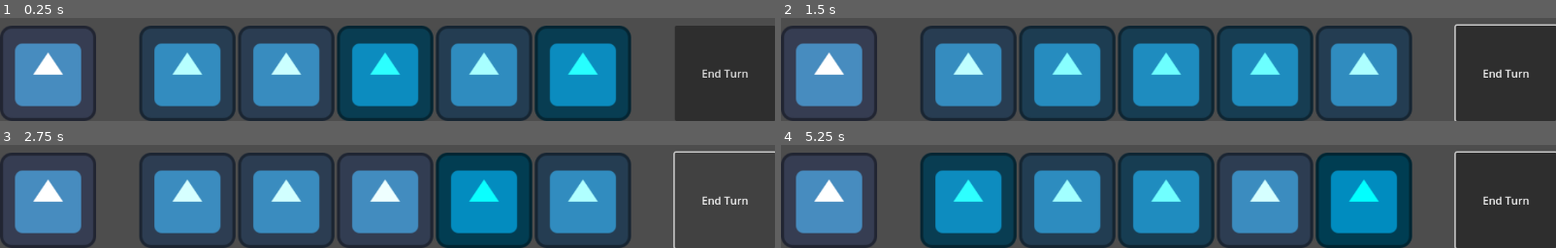
Above: before the commit, frames 1-4 (two rows, left to right).
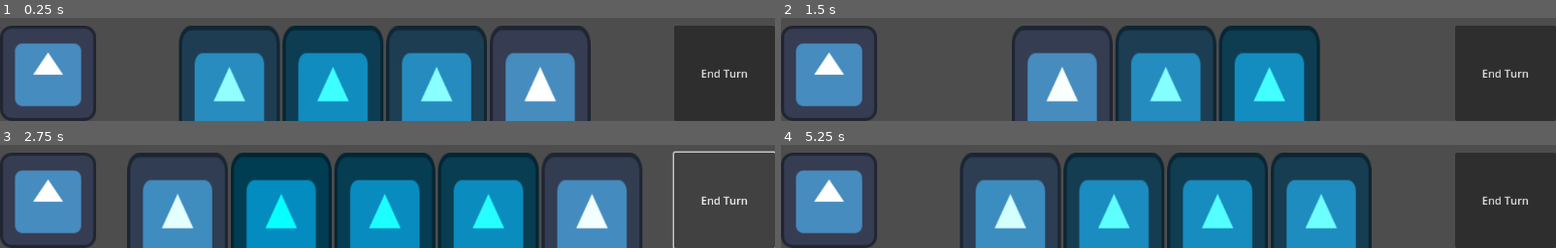
Above: after the commit, the same moments.

Repository: MichaelRRyan/GGJ-2025
Game: Godot game, scene res://Gameplay/gameplay.tscn
The game is run twice, just before and just after one commit, with the same random seed, the same clock (stepped at 60 frames per second) and the same inputs. The engine's default icon, where the game draws it, is replaced by a stand-in: a white triangle on a blue panel in a dark square.
Inputs (mouse positions are in pixels of both pictures, inside the frame that each line leads up to):
- Up to frame 1 (0.25 s): no input
- Up to frame 2 (1.5 s): click "End Turn" at 0.5 s; click (1013, 99) at 1.27 s
- Up to frame 3 (2.75 s): click "End Turn" at 2 s
- Up to frame 4 (5.25 s): click (959, 226) at 2.77 s; click "End Turn" at 3.5 s; click (959, 226) at 4.27 s; tap Enter at 5 s; move the mouse to (outside the picture) at 5.02 s

The runs differ from the first frame. In frame 1, 47% of the frame differs, in the area x 18-97%, y 7-100%; in frame 2, 41%; in frame 3, 44%; in frame 4, 48%, in the area x 17-100%, y 5-100%.

Commit message:
Added Play Card & Card Management functionality
* Added basic card hover effects and playing

* Integrated card UI into card manager

Diff:
--- a/Features/CardInterface/card_interface.gd
+++ b/Features/CardInterface/card_interface.gd
@@ -1,17 +1,35 @@
+class_name CardInterface
 extends CanvasLayer
 
 signal turn_ended
+signal card_played(card : Card)
 
 # _ = private
 # s = preloaded Scene
 # n = referenced Node
 
-@onready var _s_PlaceholderCard = preload("res://Features/CardInterface/placeholder_card.tscn")
+# This will be a wrapper class that holds a card and provides hover / click functionality
+@onready var _s_InteractableCard = preload("res://Features/CardInterface/interactable_card.tscn")
 @onready var _n_hand = $CardTray/Hand
 
+
 #-------------------------------------------------------------------------------
+# TODO Move this to card manager
 func shuffle() -> void:
 	pass
+
+
+#-------------------------------------------------------------------------------
+func setup_cards(cards : Array) -> void:
+	_discard_all()
+
+	for card in cards:
+		var interactable : InteractableCard = _s_InteractableCard.instantiate()
+		_n_hand.add_child(interactable)
+
+		interactable.setup(card)
+		interactable.connect("card_played", _on_card_played.bind(interactable))
+		interactable.modulate.r = randf_range(0, 1) # TEMP: Change card colour so we can tell when we draw new cards
 
 
 #-------------------------------------------------------------------------------
@@ -19,26 +37,30 @@
 	var no_cards_to_draw = 5 # We want this info to be coming from somewhere else later
 
 	for _i in no_cards_to_draw:
-		# We will want to replace this with a wrapper class that holds a card
-		# The wrapper class will provide the mouse over / click functionality
-		var card : Control = _s_PlaceholderCard.instantiate()
+		var card : Control = _s_InteractableCard.instantiate()
 		_n_hand.add_child(card)
 
+		card.connect("card_played", _on_card_played.bind(card))
 		card.modulate.r = randf_range(0, 1) # TEMP: Change card colour so we can tell when we draw new cards
 
 
 #-------------------------------------------------------------------------------
 func _end_turn() -> void:
-	var cards = _n_hand.get_children()
-
-	# We can delete while looping in the array because queue_free queues the
-	# delete operation until a later frame
-	for card in cards:
-		card.queue_free() # Deletes the card node
-		# Later we will need to add the card data to the discard pile, but this
-		# will happen in another script.
-
+	_discard_all()
 	turn_ended.emit()
 
 
 #-------------------------------------------------------------------------------
+func _on_card_played(interactable_card : InteractableCard) -> void:
+	# TODO: Need to validate if the card can be played.
+	if is_instance_valid(interactable_card):
+		card_played.emit(interactable_card.get_card())
+		interactable_card.queue_free()
+
+
+#-------------------------------------------------------------------------------
+func _discard_all():
+	var cards = _n_hand.get_children()
+
+	for card in cards:
+		card.queue_free() # Deletes the card UI node
--- a/Features/CardInterface/card_interface.tscn
+++ b/Features/CardInterface/card_interface.tscn
@@ -23,8 +23,8 @@
 expand_mode = 2
 
 [node name="Hand" type="BoxContainer" parent="CardTray"]
-custom_minimum_size = Vector2(800, 0)
 layout_mode = 2
+size_flags_horizontal = 3
 alignment = 1
 
 [node name="EndTurnButton" type="Button" parent="CardTray"]
--- /dev/null
+++ b/Features/CardInterface/interactable_card.gd
@@ -0,0 +1,37 @@
+class_name InteractableCard
+extends Control
+
+signal card_played
+
+var _card : Card = null
+
+
+#-------------------------------------------------------------------------------
+func setup(card : Card) -> void:
+	_card = card
+
+
+#-------------------------------------------------------------------------------
+func get_card() -> Card:
+	return _card
+
+
+#-------------------------------------------------------------------------------
+func _on_mouse_entered() -> void:
+	$TextureButton.position.y = -75
+
+
+#-------------------------------------------------------------------------------
+func _on_mouse_exited() -> void:
+	$TextureButton.position.y = 0
+
+
+#-------------------------------------------------------------------------------
+func _on_pressed() -> void:
+	card_played.emit()
+
+	# TODO: Will need to validate that the card can be played before disabling it
+	$TextureButton.disabled = true # Avoid the player clicking multiple times
+
+
+#-------------------------------------------------------------------------------
--- /dev/null
+++ b/Features/CardInterface/interactable_card.tscn
@@ -0,0 +1,23 @@
+[gd_scene load_steps=3 format=3 uid="uid://b5tgtb8bf22n2"]
+
+[ext_resource type="Texture2D" uid="uid://cop8t73wqabim" path="res://icon.svg" id="1_j40ad"]
+[ext_resource type="Script" path="res://Features/CardInterface/interactable_card.gd" id="1_v5c2u"]
+
+[node name="InteractableCard" type="Control"]
+custom_minimum_size = Vector2(150, 0)
+layout_mode = 3
+anchors_preset = 0
+offset_right = 40.0
+offset_bottom = 40.0
+script = ExtResource("1_v5c2u")
+
+[node name="TextureButton" type="TextureButton" parent="."]
+layout_mode = 0
+offset_right = 150.0
+offset_bottom = 220.0
+texture_normal = ExtResource("1_j40ad")
+stretch_mode = 0
+
+[connection signal="mouse_entered" from="TextureButton" to="." method="_on_mouse_entered"]
+[connection signal="mouse_exited" from="TextureButton" to="." method="_on_mouse_exited"]
+[connection signal="pressed" from="TextureButton" to="." method="_on_pressed"]
--- a/Features/CardInterface/placeholder_card.tscn
+++ /dev/null
@@ -1,7 +0,0 @@
-[gd_scene load_steps=2 format=3 uid="uid://b5tgtb8bf22n2"]
-
-[ext_resource type="Texture2D" uid="uid://cop8t73wqabim" path="res://icon.svg" id="1_j40ad"]
-
-[node name="Card" type="TextureRect"]
-texture = ExtResource("1_j40ad")
-expand_mode = 2
--- a/Features/Cards/CardManager.gd
+++ b/Features/Cards/CardManager.gd
@@ -1,4 +1,10 @@
 extends Node
+
+var _draw_deck := Deck.new()
+var _discard_deck := Deck.new()
+var _hand_cards := []
+var _max_hand_size : int = 5
+
 
 func create_card(name: String, description: String, effect: Effect) -> Card:
 	# Create the card with the name, description and assign the effect
@@ -11,9 +17,6 @@
 
 
 func _ready():
-	var deck = Deck.new()
-
-	var player = get_parent().get_node("Player")
 	var spirit = get_parent().get_node("Spirit")
 
 	# Create a damage card that damage the Spirit
@@ -21,8 +24,38 @@
 	damage_effect.target = spirit
 	var damage_card_spirit = create_card("DamageCard", "Deal damage to the player.", damage_effect)
 
-	deck.add_card(damage_card_spirit)
+	_draw_deck.add_card(damage_card_spirit)
+	_draw_deck.add_card(damage_card_spirit)
+	_draw_deck.add_card(damage_card_spirit)
+	_draw_deck.add_card(damage_card_spirit)
 
-	var card = deck.draw()
-	if card:
-		card.play()
+
+#-------------------------------------------------------------------------------
+func draw_cards():
+	_hand_cards.append_array(_draw_deck.draw(_max_hand_size))
+
+	# If the deck runs out, reshuffle the discard pile and redraw
+	if _hand_cards.size() < _max_hand_size:
+		var discards : Array = _discard_deck.draw(1000) # Rediculously high number so all cards are drawn
+		_draw_deck.add_cards(discards)
+		_hand_cards.append_array(_draw_deck.draw(_max_hand_size - _hand_cards.size()))
+
+	# Represent the cards in the UI.
+	var card_interface : CardInterface = get_parent().get_node("CardInterface")
+	card_interface.setup_cards(_hand_cards) # Need to move this 5 into a variable
+
+
+#-------------------------------------------------------------------------------
+func play_card(card : Card):
+	card.play()
+	_discard_deck.add_card(card)
+	_hand_cards.erase(card) # Doesn't delete the card, just removes it from the hand.
+
+
+#-------------------------------------------------------------------------------
+func _on_card_interface_turn_ended() -> void:
+	_discard_deck.add_cards(_hand_cards)
+	_hand_cards.clear()
+
+
+#-------------------------------------------------------------------------------
--- a/Features/Cards/Deck.gd
+++ b/Features/Cards/Deck.gd
@@ -1,14 +1,24 @@
 extends Node
 class_name Deck
 
-var cards: Array = []
+var _cards: Array = []
 
 func add_card(card: Card):
-	cards.append(card)
+	_cards.append(card)
 
-func draw() -> Card:
-	if cards.size() > 0:
-		return cards.pop_front()
-	else:
-		print("Deck is empty!")
-		return null
+
+func add_cards(cards : Array) -> void:
+	_cards.append_array(cards)
+
+
+func draw(num_cards : int) -> Array:
+	var draw_cards = []
+
+	for _i in num_cards:
+		if not _cards.is_empty():
+			draw_cards.append(_cards.pop_front())
+		else:
+			print("Deck is empty!")
+			break
+
+	return draw_cards
--- a/Gameplay/gameplay.tscn
+++ b/Gameplay/gameplay.tscn
@@ -26,5 +26,7 @@
 [node name="Deck" type="Node" parent="CardManager"]
 script = ExtResource("3_1wbub")
 
-[connection signal="draw_cards" from="TurnManager" to="CardInterface" method="draw_cards"]
+[connection signal="draw_cards" from="TurnManager" to="CardManager" method="draw_cards"]
+[connection signal="card_played" from="CardInterface" to="CardManager" method="play_card"]
 [connection signal="turn_ended" from="CardInterface" to="TurnManager" method="_on_card_interface_turn_ended"]
+[connection signal="turn_ended" from="CardInterface" to="CardManager" method="_on_card_interface_turn_ended"]
